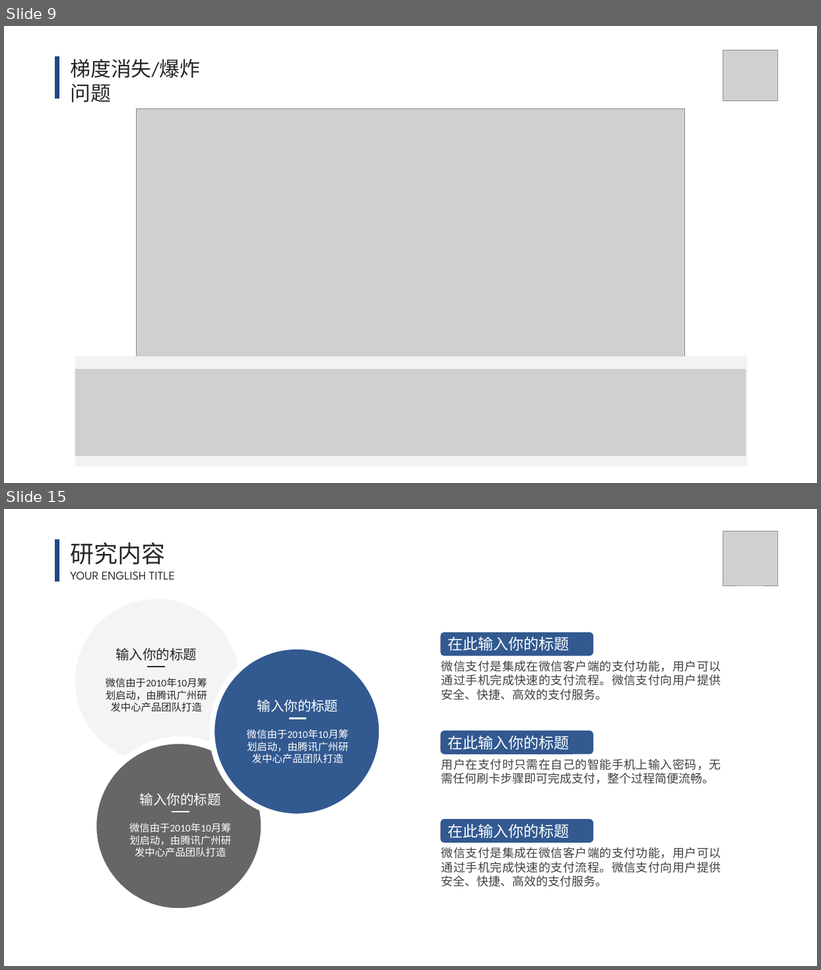
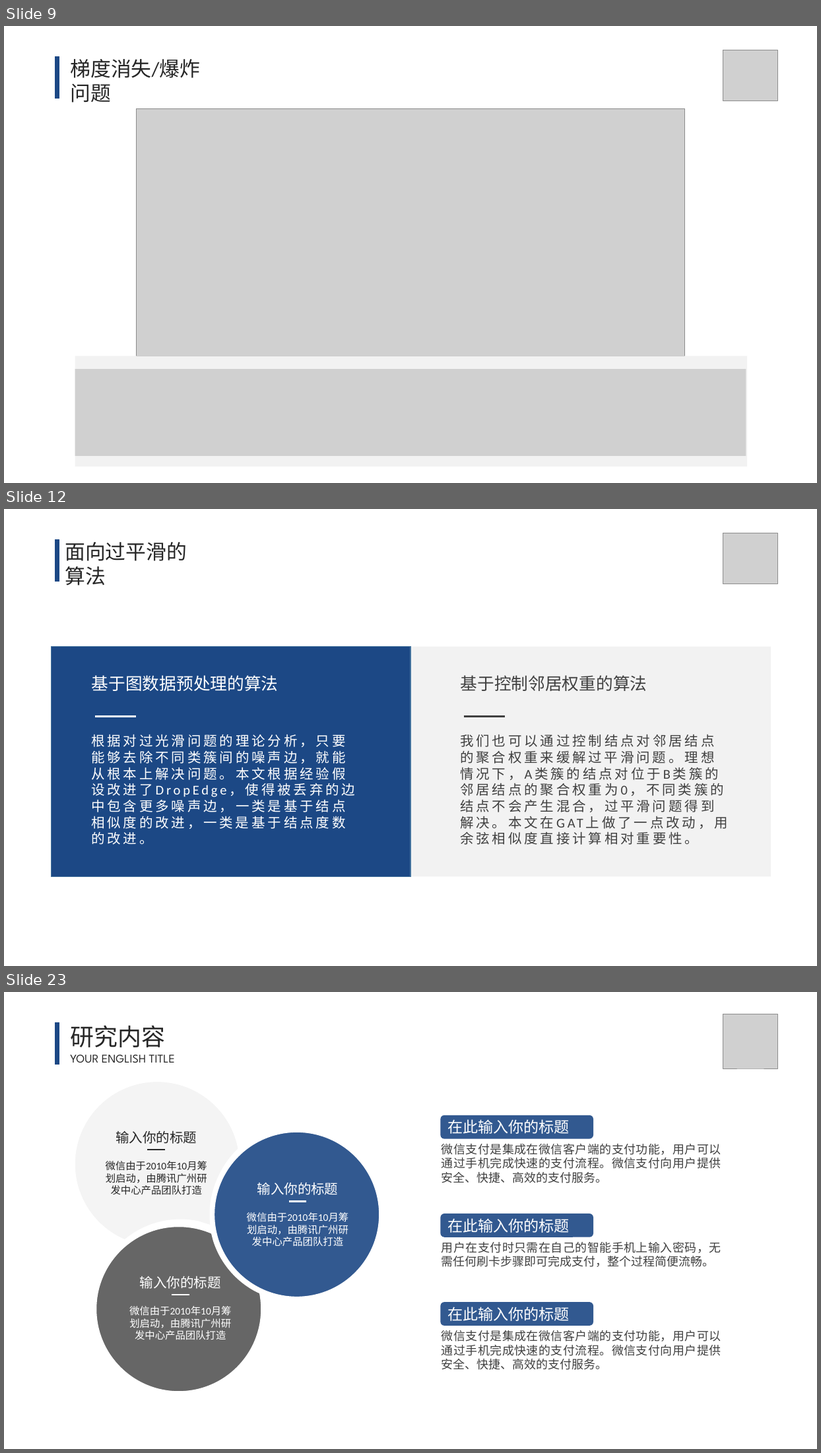
Before and after one commit to lt610/DeepGCN, a slide deck: 毕设提交/ppt/答辩ppt.pptx. Shown one above the other, each under a label of ours: slides 9 and 15 before the commit, slides 9, 12 and 23 after it; the slides between them are not shown. The pictures are 821x970 and 821x1453 pixels, drawn with LibreOffice and Linux fonts; fonts in the diff are those of the drawing; grey boxes stand for pictures. Boxes give left, top, right and bottom in pixels: in the first picture for what was removed or moved away, otherwise in the second. Text is boxed around its words. In the diff, an @@ line names an element or a change of style, - is before the commit and + after.

```diff
--- a/毕设提交/ppt/答辩ppt.pptx
+++ b/毕设提交/ppt/答辩ppt.pptx
@@ slide 12 added at [4, 509, 817, 966], background #FFFFFF @@
@@ line added from (57, 539) to (57, 582), #1C4885 6 pt @@
@@ text added at [65, 542, 187, 586], 24 pt, text #262626 @@
+面向过平滑的
+算法
@@ picture added at [724, 533, 778, 584] @@
@@ rectangle added at [51, 647, 411, 877], fill #1C4885, outline #43739E 1 pt @@
@@ rectangle added at [411, 647, 771, 877], fill #F2F2F2 @@
@@ text added at [92, 675, 279, 691], 20 pt, text #FFFFFF @@
+基于图数据预处理的算法
@@ text added at [461, 675, 648, 691], 20 pt, text #404040 @@
+基于控制邻居权重的算法
@@ line added from (95, 716) to (136, 716), #FFFFFF 2 pt @@
@@ line added from (464, 716) to (505, 716), #404040 2 pt @@
@@ text added at [91, 734, 356, 845], 16 pt, text #FFFFFF @@
+根据对过光滑问题的理论分析，只要能够去除不同类簇间的噪声边，就能从根本上解决问题。本文根据经验假设改进了DropEdge，使得被丢弃的边中包含更多噪声边，一类是基于结点相似度的改进，一类是基于结点度数的改进。
@@ text added at [460, 734, 729, 845], 16 pt, text #404040 @@
+我们也可以通过控制结点对邻居结点的聚合权重来缓解过平滑问题。理想情况下，A类簇的结点对位于B类簇的邻居结点的聚合权重为0，不同类簇的结点不会产生混合，过平滑问题得到解决。本文在GAT上做了一点改动，用余弦相似度直接计算相对重要性。
@@ what was slide 15 is now slide 23 @@
```
Also in this commit, not shown: 4 slides changed, 11 other slides added, 1 slide removed.
